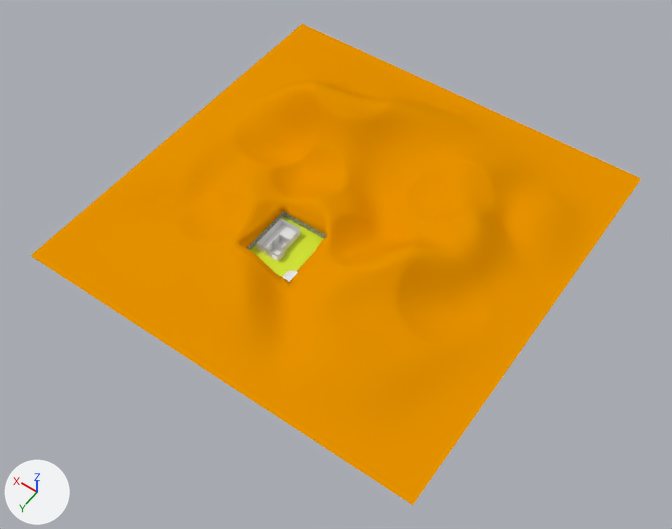
The Blender file Outside/Desierto.blend as it was, and as the next commit left it.
The view is the same before and after, from a 50 mm lens placed at (-84.1, 101.9, 161.0), pointed at (-9.1, -3.1, -4.0). Every picture has the same lights, and +X, +Y and +Z are marked at lower left.

Objects in the first picture: 'Desierto', 'Lower Floor', 'Pasto'.
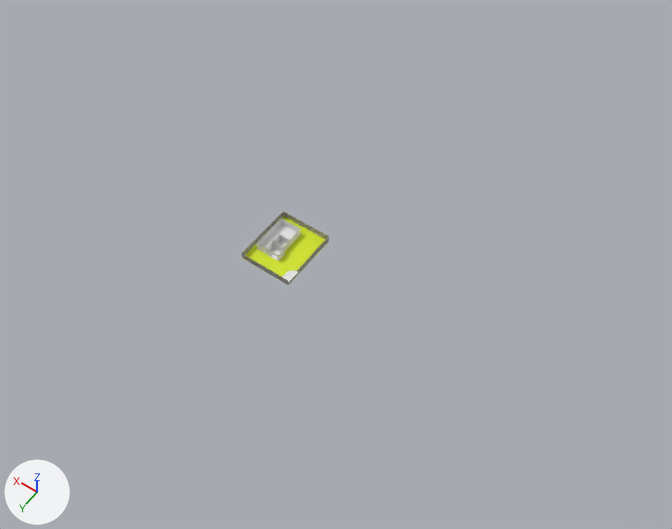
Location of each change, (x1, y1, x2, y2) in pixels of the pictures (672 x 529 px):
'Desierto', hidden (orange): before (31, 24, 641, 505)

The change in detail:
Object 'Desierto' (ob_desierto) is now hidden.
